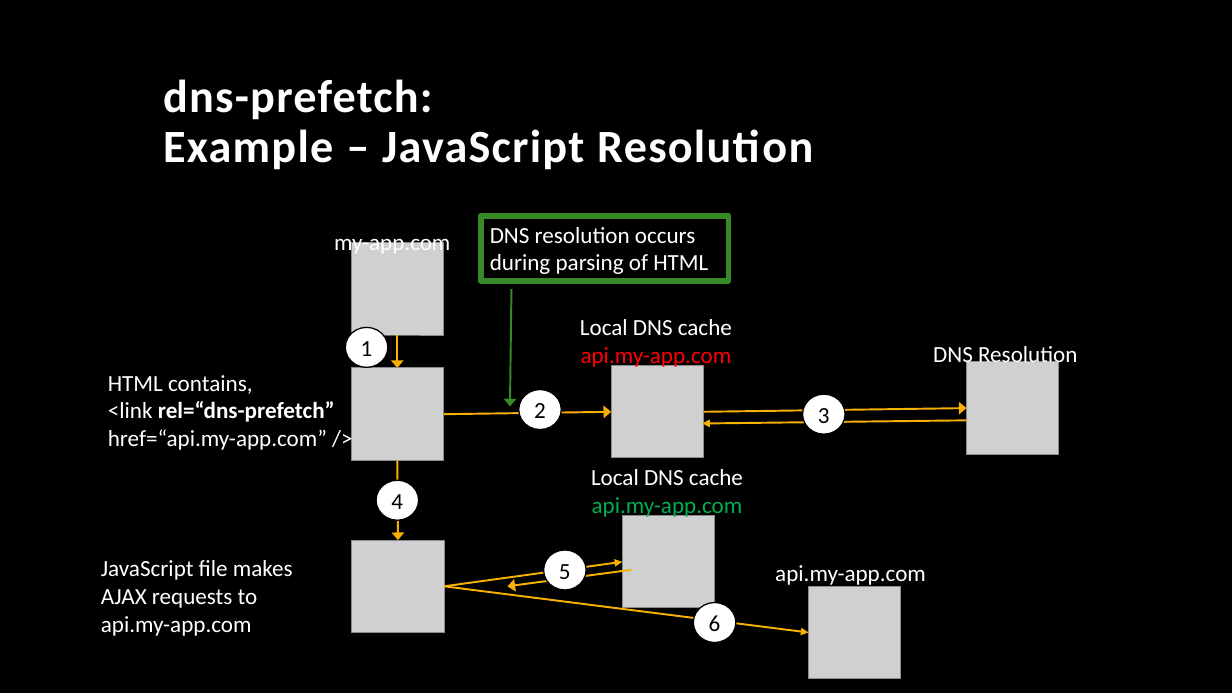
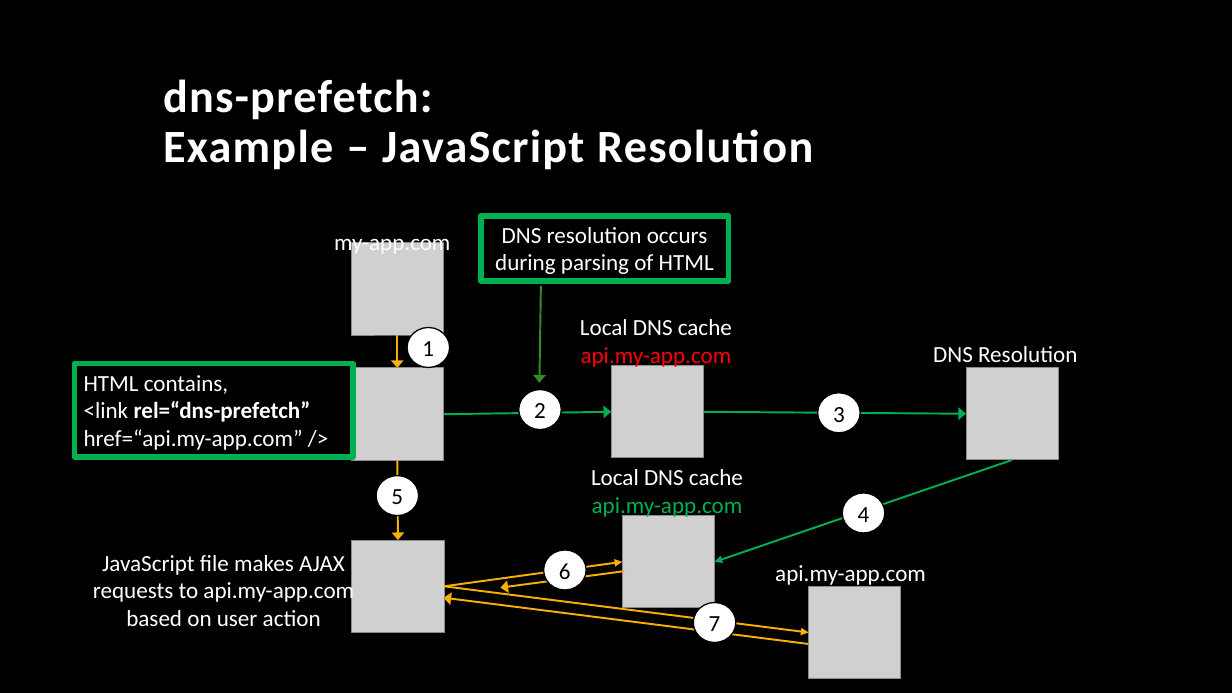
Before and after one commit to TonyMangino/html-resource-hints, a slide deck: slide 14 of Resource Hints.pptx (slide 13 before the commit). Drawn at 1232x693 pixels with LibreOffice and Linux fonts; fonts in the diff are those of the drawing; grey boxes stand for pictures; background and template pictures are left out. Boxes give left, top, right and bottom in pixels: in the first picture for what was removed or moved away, otherwise in the second. Text is boxed around its words. In the diff, an @@ line names an element or a change of style, - is before the commit and + after.

```diff
--- a/Resource Hints.pptx
+++ b/Resource Hints.pptx
@@ rectangle "DNS resolution occurs during parsing ..." at [481, 215, 728, 281]: alignment left to centre; outline #388A29 4.5 pt to #00B050 4.5 pt @@
@@ arrow moved from (510, 407) - (511, 289) to (540, 383) - (541, 286) @@
@@ ellipse "1": place and size @@
-ellipse "1" at [346, 327, 388, 367]
+ellipse "1" at [407, 327, 449, 367]
@@ rectangle "HTML contains,": place and size @@
-rectangle "HTML contains," at [108, 375, 335, 450]
+rectangle "HTML contains," at [75, 364, 354, 457]
@@ rectangle "HTML contains," at [75, 364, 354, 457]: outline none to #00B050 4.5 pt @@
@@ picture: place and size @@
-picture at [967, 362, 1059, 455]
+picture at [966, 368, 1058, 460]
@@ arrow (444, 414) - (611, 412): stroke #F8B004 1.5 pt to #00B050 1.5 pt @@
@@ arrow moved from (703, 412) - (967, 409) to (703, 412) - (966, 414) @@
@@ arrow (703, 412) - (966, 414): stroke #F8B004 1.5 pt to #00B050 1.5 pt @@
@@ ellipse "3": place and size @@
-ellipse "3" at [802, 395, 845, 434]
+ellipse "3" at [818, 393, 860, 433]
@@ ellipse added at [376, 476, 419, 516], fill #FFFFFF, outline #000000 1 pt, 18 pt, text #000000 @@
+5
@@ arrow moved from (702, 423) - (967, 421) to (714, 562) - (1012, 460) @@
@@ arrow (714, 562) - (1012, 460): stroke #F8B004 1.5 pt to #00B050 1.5 pt @@
@@ ellipse "4": place and size @@
-ellipse "4" at [376, 481, 419, 520]
+ellipse "4" at [842, 494, 884, 533]
@@ text at [93, 555, 354, 626]: text changed @@
-JavaScript file makes AJAX requests to api.my-app.com
+JavaScript file makes AJAX requests to api.my-app.com based on user action
@@ text in ellipse at [559, 563, 571, 579]: text changed @@
-5
+6
@@ arrow added from (808, 644) to (444, 598), #F8B004 1.5 pt @@
@@ arrow moved from (631, 570) - (507, 587) to (625, 571) - (500, 588) @@
@@ text in ellipse at [709, 616, 721, 631]: text changed @@
-6
+7
```
Also in this commit, not shown: 53 other slides changed, 5 slides added, 11 slides removed.
